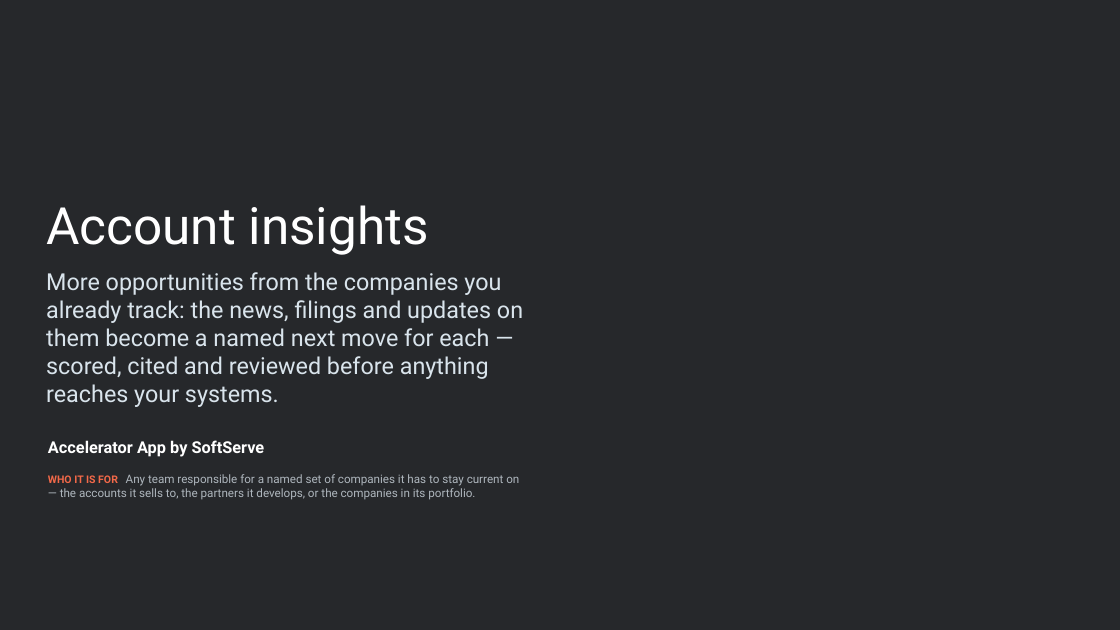
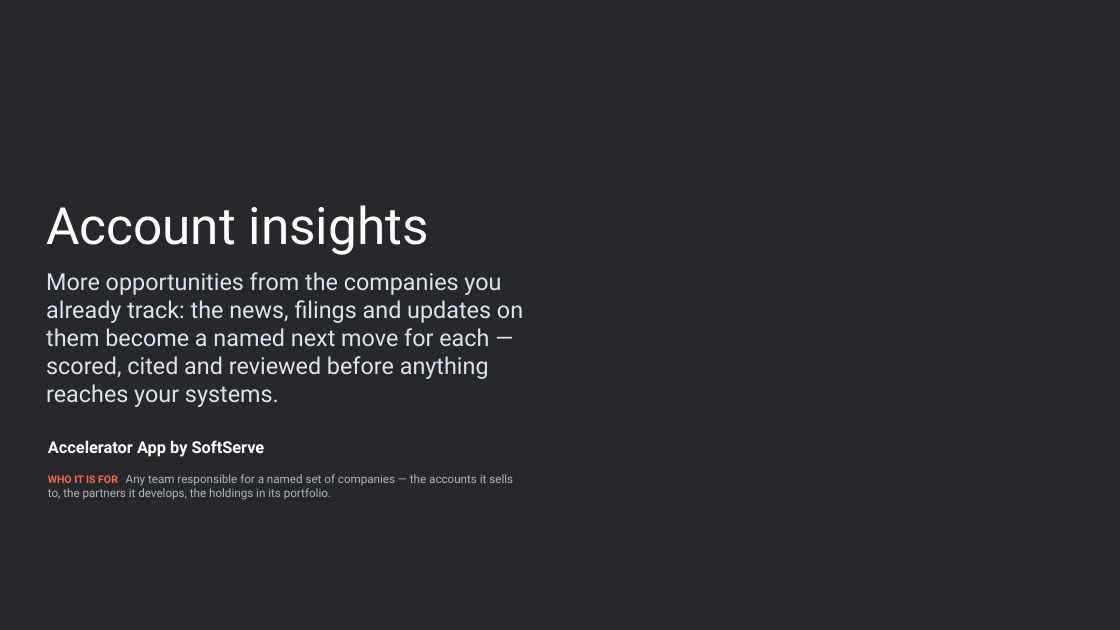
Before and after one commit to alexey-orlov/AO-Personal-OS, a slide deck: slide 1 of outputs/oracle-packs/account-insights/artifacts/account-insights-sales-deck.pptx. Drawn at 1120x630 pixels with LibreOffice and Linux fonts; fonts in the diff are those of the drawing; background and template pictures are left out. Boxes give left, top, right and bottom in pixels: in the first picture for what was removed or moved away, otherwise in the second. Text is boxed around its words. In the diff, an @@ line names an element or a change of style, - is before the commit and + after.

```diff
--- a/outputs/oracle-packs/account-insights/artifacts/account-insights-sales-deck.pptx
+++ b/outputs/oracle-packs/account-insights/artifacts/account-insights-sales-deck.pptx
@@ text at box(48, 474, 513, 500): text changed @@
-WHO IT IS FOR Any team responsible for a named set of companies it has to stay current on — the accounts it sells to, the partners it develops, or the companies in its portfolio.
+WHO IT IS FOR Any team responsible for a named set of companies — the accounts it sells to, the partners it develops, the holdings in its portfolio.
```
Also in this commit, not shown: 5 other slides changed, 2 other files.
